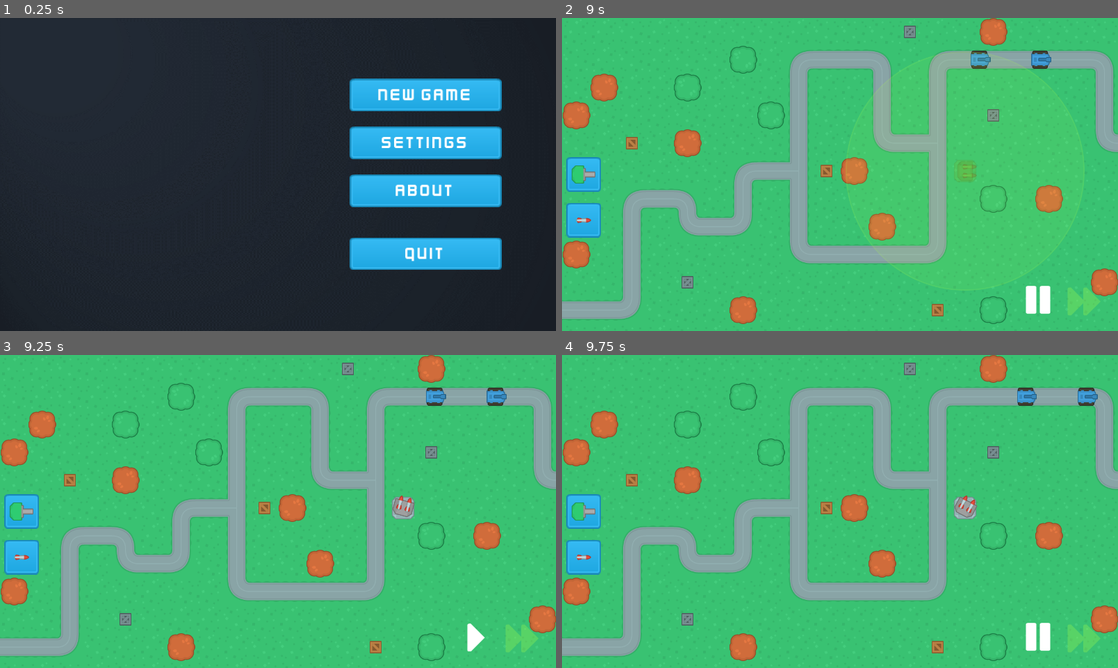
Above: before the commit, frames 1-4 (two rows, left to right).
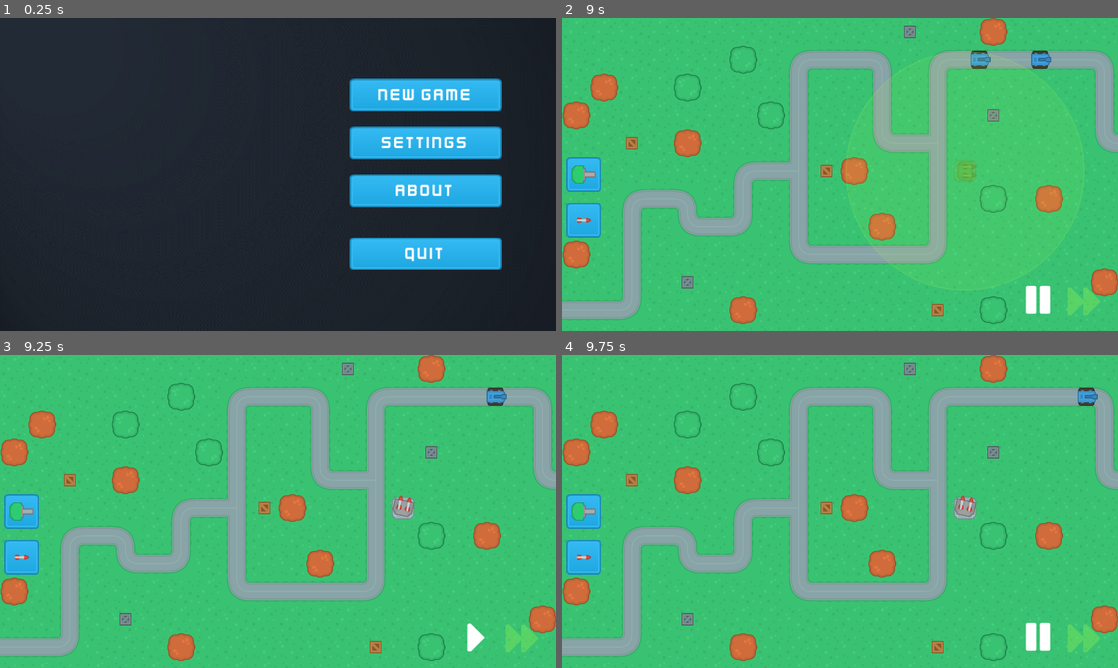
Above: after the commit, the same moments.

Repository: megastruktur/Towers-Tutorial
Game: Godot game, scene res://scene_handler.tscn
Two runs of this game, one before a commit and one after it. Both use one fixed random seed, a clock stepped at 60 frames per second and the inputs below.
Inputs (mouse positions are in pixels of both pictures, inside the frame that each line leads up to):
- Up to frame 1 (0.25 s): no input
- Up to frame 2 (9 s): click "New Game" at 0.5 s; click (584, 174) at 1.25 s; click (584, 221) at 2 s; click (1084, 299) at 2.75 s; click (584, 174) at 3.5 s; click (584, 221) at 4.25 s; click (1084, 299) at 5 s; click (584, 174) at 5.75 s; click (584, 221) at 6.5 s; click (1084, 299) at 7.25 s; click (1040, 299) at 8 s; tap Enter (ui_accept) at 8.75 s; move the mouse to (962, 158) at 8.77 s
- Up to frame 3 (9.25 s): tap Enter (ui_accept) at 9.02 s
- Up to frame 4 (9.75 s): tap Enter (ui_accept) at 9.5 s; move the mouse to (728, 527) at 9.52 s

Frames 1-2 are identical in both runs. In frame 3, 0.2% of the frame differs, in the area x 70-81%, y 10-52%; in frame 4, 0.3%, in the area x 70-86%, y 10-52%.

Commit message:
Turrets attack and enemy destruction

Diff:
--- a/Scenes/Enemies/blue_tank.gd
+++ b/Scenes/Enemies/blue_tank.gd
@@ -1,7 +1,5 @@
-extends PathFollow2D
+extends "res://Scenes/Enemies/enemy.gd"
 
-func _physics_process(delta):
-	move(delta)
 
-func move(delta):
-	set_progress(get_progress() + GameData.enemies_data["blue_tank"]["speed"] * delta)
+func _ready():
+	set_type("blue_tank")
--- a/Scenes/Enemies/blue_tank.tscn
+++ b/Scenes/Enemies/blue_tank.tscn
@@ -6,7 +6,7 @@
 [sub_resource type="RectangleShape2D" id="RectangleShape2D_oibet"]
 size = Vector2(46, 42)
 
-[node name="BlueTank" type="PathFollow2D"]
+[node name="blue_tank" type="PathFollow2D"]
 loop = false
 script = ExtResource("1_1ts81")
 
--- /dev/null
+++ b/Scenes/Enemies/enemy.gd
@@ -0,0 +1,29 @@
+extends PathFollow2D
+
+var hp : int
+var enemy_type : String
+
+func _ready():
+	hp = GameData.enemies_data[enemy_type]["hp"]
+
+
+func _physics_process(delta):
+	move(delta)
+
+func move(delta):
+	set_progress(get_progress() + GameData.enemies_data[enemy_type]["speed"] * delta)
+
+
+func on_hit(damage):
+	hp -= damage
+
+	if hp <= 0:
+		on_destroy()
+
+
+func on_destroy():
+	queue_free()
+
+
+func set_type(type):
+	enemy_type = type
--- a/Scenes/Turrets/turret.gd
+++ b/Scenes/Turrets/turret.gd
@@ -6,6 +6,7 @@
 var shoot_radius : float
 var tracking_enemy : PathFollow2D = null
 var type : String
+var ready_to_fire : bool = true
 
 func _ready():
 
@@ -19,6 +20,8 @@
 	if enemy_array.size() != 0 and built:
 		select_enemy()
 		turn()
+		if ready_to_fire:
+			fire()
 	else:
 		tracking_enemy = null
 
@@ -39,6 +42,14 @@
 	tracking_enemy = enemy_array[enemy_index]
 
 
+func fire():
+	ready_to_fire = false
+	tracking_enemy.on_hit(GameData.tower_data[type]["damage"])
+	print(get_name() + " says BOOM!")
+	await get_tree().create_timer(GameData.tower_data[type]["rof"]).timeout
+	ready_to_fire = true
+
+
 func turn():
 	if tracking_enemy:
 		turret.look_at(tracking_enemy.position)
--- a/Singletons/GameData.gd
+++ b/Singletons/GameData.gd
@@ -21,5 +21,6 @@
 var enemies_data = {
 	"blue_tank" : {
 		"speed" : 200,
+		"hp" : 100,
 	},
 }
